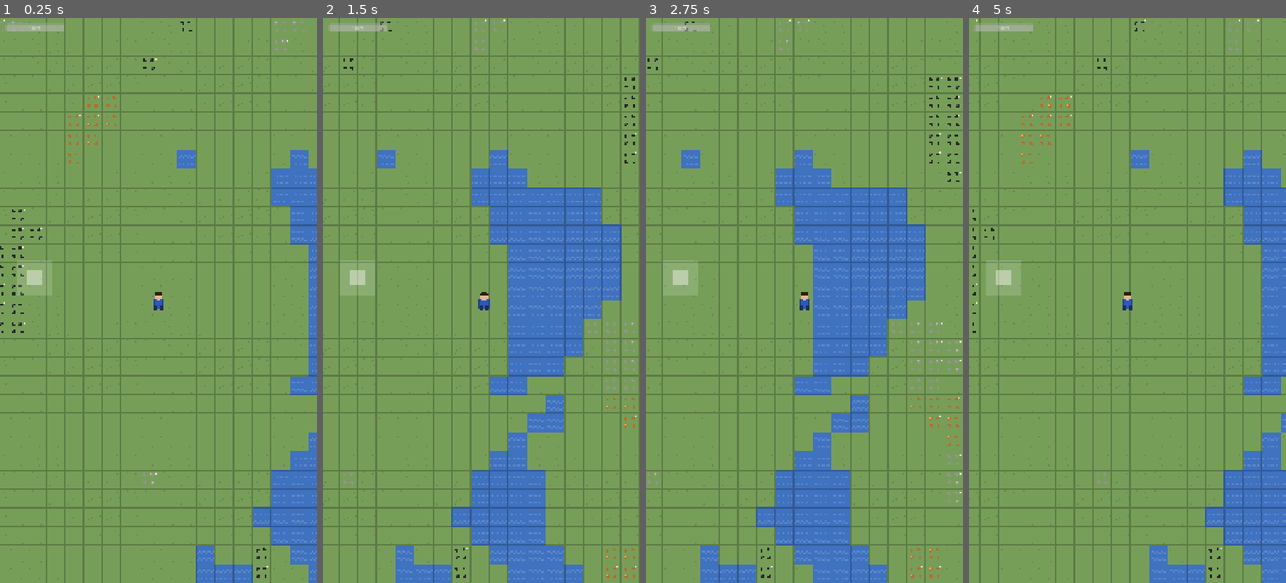
Above: before the commit, frames 1-4 (left to right).
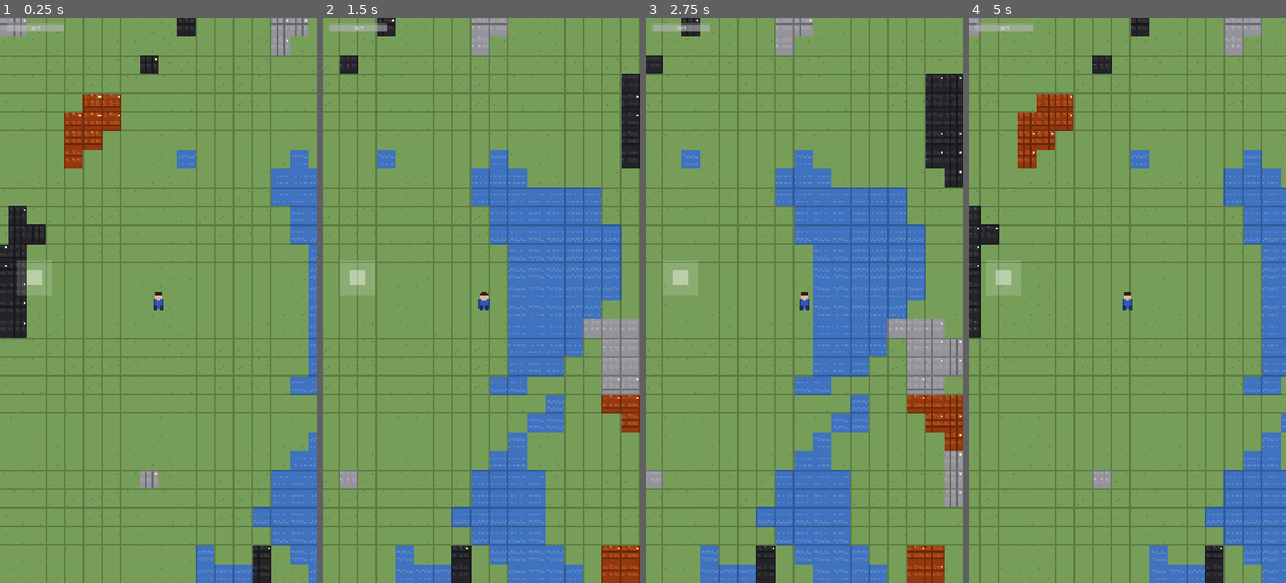
Above: after the commit, the same moments.

Repository: p-scott-0/ironveil
Game: Godot game, scene res://scenes/world/World.tscn
Two runs of this game, one before a commit and one after it. Both use one fixed random seed, a clock stepped at 60 frames per second and the inputs below.
Inputs (mouse positions are in pixels of both pictures, inside the frame that each line leads up to):
- Up to frame 1 (0.25 s): no input
- Up to frame 2 (1.5 s): tap Enter at 0.5 s; move the mouse to (551, 272) at 0.52 s; hold D (move_right) 0.53-1.25 s; click (551, 272) at 0.67 s; drag from (418, 328) to (465, 413) at 1.27 s
- Up to frame 3 (2.75 s): move the mouse to (836, 176) at 2.02 s; hold D (move_right) from 2.03 s (still down)
- Up to frame 4 (5 s): release D (move_right) at 2.75 s; drag from (1111, 413) to (1032, 215) at 2.77 s; tap Space at 3.5 s; move the mouse to (1222, 385) at 3.52 s; hold A (move_left) 3.53-4.25 s; drag from (1032, 215) to (1079, 159) at 4.27 s

The runs differ from the first frame. In frame 1, 5.1% of the frame differs, in the area x 0-98%, y 0-100%; in frame 2, 5.4%; in frame 3, 8.0%, in the area x 0-100%, y 0-100%; in frame 4, 4.2%.

Commit message:
Larger ore graphics filling tile, iron contrast improved, ore-coloured base

Diff:
--- a/scripts/world/WorldGenerator.gd
+++ b/scripts/world/WorldGenerator.gd
@@ -70,14 +70,11 @@
 		TileTypes.Type.WATER:
 			_draw_water(img)
 		TileTypes.Type.STONE:
-			_draw_ore(img, Color(0.47, 0.62, 0.35), Color(0.58, 0.58, 0.58),
-					  Color(0.72, 0.72, 0.72))
+			_draw_ore(img, Color(0.58, 0.58, 0.60), Color(0.72, 0.72, 0.74))
 		TileTypes.Type.IRON:
-			_draw_ore(img, Color(0.47, 0.62, 0.35), Color(0.72, 0.42, 0.18),
-					  Color(0.92, 0.65, 0.30))
+			_draw_ore(img, Color(0.58, 0.22, 0.06), Color(0.88, 0.48, 0.15))
 		TileTypes.Type.COAL:
-			_draw_ore(img, Color(0.47, 0.62, 0.35), Color(0.15, 0.15, 0.15),
-					  Color(0.35, 0.35, 0.38))
+			_draw_ore(img, Color(0.14, 0.14, 0.16), Color(0.32, 0.32, 0.35))
 
 	return ImageTexture.create_from_image(img)
 
@@ -104,30 +101,50 @@
 		img.set_pixel(x, y2 + 1, light)
 	_draw_border(img, base)
 
-func _draw_ore(img: Image, ground: Color, ore_dark: Color, ore_light: Color) -> void:
-	img.fill(ground)
-	# Draw 4 ore nuggets at fixed positions for consistent look
+func _draw_ore(img: Image, ore_dark: Color, ore_light: Color) -> void:
+	# Ore tiles use the ore colour as the base — no green ground peeking through
+	img.fill(ore_dark)
+
+	# Six larger 7×7 nuggets spread across the full tile
 	var nuggets: Array = [
-		[6, 6], [18, 5], [7, 18], [20, 19]
+		[2,  2],  [13, 1],  [22, 2],
+		[1, 14],  [13,14],  [22,14],
 	]
 	for n in nuggets:
 		var ox: int = n[0]
 		var oy: int = n[1]
-		# 5×5 nugget with rounded corners and highlight
-		for dx in range(5):
-			for dy in range(5):
-				# Skip corners for rounded look
-				if (dx == 0 or dx == 4) and (dy == 0 or dy == 4):
+		for dx in range(7):
+			for dy in range(7):
+				# Round corners
+				var corner := (dx == 0 or dx == 6) and (dy == 0 or dy == 6)
+				if corner:
 					continue
-				var c := ore_light if (dx == 1 and dy == 1) else ore_dark
+				# Top-left pixel is highlight, rest is mid-tone between dark and light
+				var c: Color
+				if dx == 1 and dy == 1:
+					c = ore_light
+				elif dx <= 2 and dy <= 2:
+					c = ore_dark.lerp(ore_light, 0.5)
+				else:
+					c = ore_dark.lerp(ore_light, 0.25)
 				img.set_pixel(ox + dx, oy + dy, c)
-	# Small pickaxe indicator: top-right corner (24,4) — three pixels
-	var icon := Color(1.0, 1.0, 0.85, 0.85)
-	img.set_pixel(25, 4, icon)
+
+	# Thin gap lines between nugget rows/columns (ground-coloured cracks)
+	var crack := ore_dark.darkened(0.3)
+	for i in range(1, 31):
+		img.set_pixel(i, 10, crack)
+		img.set_pixel(i, 22, crack)
+		img.set_pixel(10, i, crack)
+		img.set_pixel(21, i, crack)
+
+	# Mineable indicator: small bright dot cluster top-right
+	var icon := Color(1.0, 1.0, 0.75, 0.9)
+	img.set_pixel(27, 4, icon)
+	img.set_pixel(28, 5, icon)
 	img.set_pixel(26, 5, icon)
 	img.set_pixel(27, 6, icon)
-	img.set_pixel(24, 5, icon)
-	_draw_border(img, ground)
+
+	_draw_border(img, ore_dark)
 
 func _draw_border(img: Image, base: Color) -> void:
 	var border := base.darkened(0.22)
